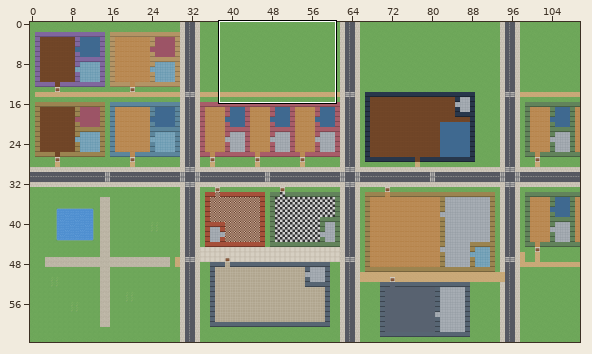
Tiled map -- pixelcity/assets/maps/city.tmx. Above: a wide view before the commit, with the close-up outlined.
Close-up. As it was:
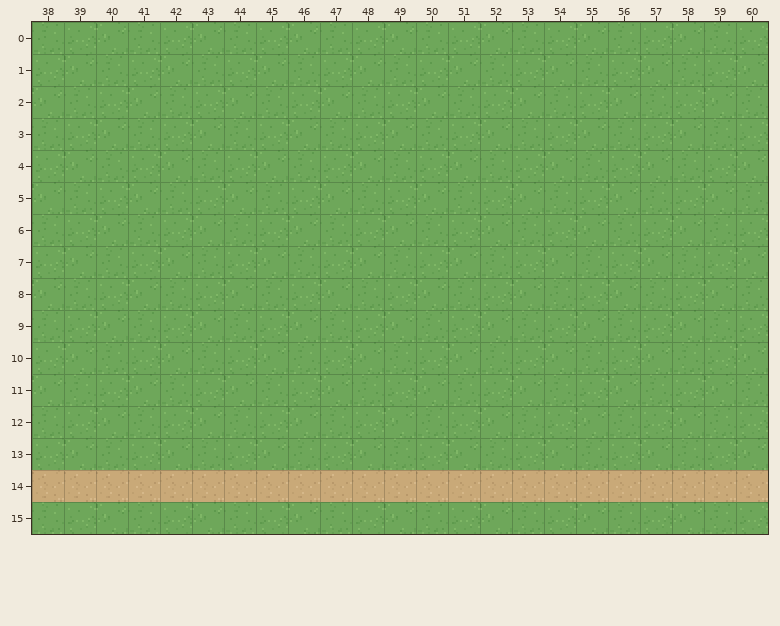
Cells are 16x16 px. Shown: x 38..60, y 0..15. The commit also changed other parts of the map, which this record leaves out.
The result:
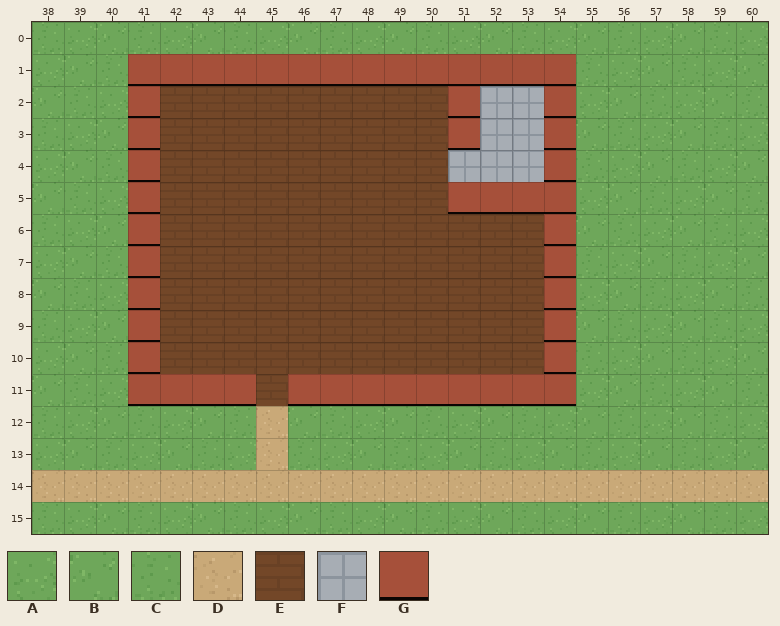
Key: from "city": A 0, B 1, C 2, D 10, E 24, F 28, G 38.
_ is an empty cell.
Edits made:
Layer "ground":
Tile A gives way to one hidden under a higher layer in row 1 at x 41, 44, 47, 50 and 53; in row 3 at x 51 and 54; in row 4 at x 41; in row 5 at x 52; in row 6 at x 54; in row 7 at x 41.
Tile A gives way to one hidden under a higher layer in row 9 at x 54; in row 10 at x 41; in row 11 at x 43, 46, 49 and 52.
Tile B gives way to one hidden under a higher layer in row 1 at x 42, 45, 48, 51 and 54; in row 2 at x 41; in row 4 at x 54; in row 5 at x 41 and 53; in row 7 at x 54; in row 8 at x 41.
Tile B gives way to one hidden under a higher layer in row 10 at x 54; in row 11 at x 41, 44, 47, 50 and 53.
Tile C gives way to one hidden under a higher layer in row 1 at x 43, 46, 49 and 52; in row 2 at x 51 and 54; in row 3 at x 41; in row 5 at x 51 and 54; in row 6 at x 41; in row 8 at x 54.
Tile C gives way to one hidden under a higher layer in row 9 at x 41; in row 11 at x 42, 48, 51 and 54.
The edit turns tile A into tile D in row 12 at x 45.
The edit turns tile B into tile D in row 13 at x 45.
The edit turns tile A into tile E in row 2 at x 43, 46 and 49; in row 3 at x 42, 45 and 48; in row 4 at x 44, 47 and 50; in row 5 at x 43, 46 and 49; in row 6 at x 42, 45, 48 and 51; in row 7 at x 44, 47, 50 and 53.
The edit turns tile A into tile E in row 8 at x 43, 46, 49 and 52; in row 9 at x 42, 45, 48 and 51; in row 10 at x 44, 47, 50 and 53.
The edit turns tile B into tile E in row 2 at x 44, 47 and 50; in row 3 at x 43, 46 and 49; in row 4 at x 42, 45 and 48; in row 5 at x 44, 47 and 50; in row 6 at x 43, 46, 49 and 52; in row 7 at x 42, 45, 48 and 51.
The edit turns tile B into tile E in row 8 at x 44, 47, 50 and 53; in row 9 at x 43, 46, 49 and 52; in row 10 at x 42, 45, 48 and 51.
The edit turns tile C into tile E in row 2 at x 42, 45 and 48; in row 3 at x 44, 47 and 50; in row 4 at x 43, 46 and 49; in row 5 at x 42, 45 and 48; in row 6 at x 44, 47, 50 and 53; in row 7 at x 43, 46, 49 and 52.
The edit turns tile C into tile E in row 8 at x 42, 45, 48 and 51; in row 9 at x 44, 47, 50 and 53; in row 10 at x 43, 46, 49 and 52; in row 11 at x 45.
The edit turns tile A into tile F in row 2 at x 52; in row 4 at x 53.
The edit turns tile B into tile F in row 2 at x 53; in row 3 at x 52; in row 4 at x 51.
The edit turns tile C into tile F in row 3 at x 53; in row 4 at x 52.
Layer "walls":
There is now tile G in row 1 at x 41 to 54; in rows 2 to 3 at x 41, 51 and 54; in row 4 at x 41 and 54; in row 5 at x 41 and 51 to 54; in rows 6 to 10 at x 41 and 54; in row 11 at x 41 to 44 and 46 to 54.
Changed places in both close-ups, as pixel boxes (x1, y1, x2, y2):
changed: (128, 54, 576, 470)
